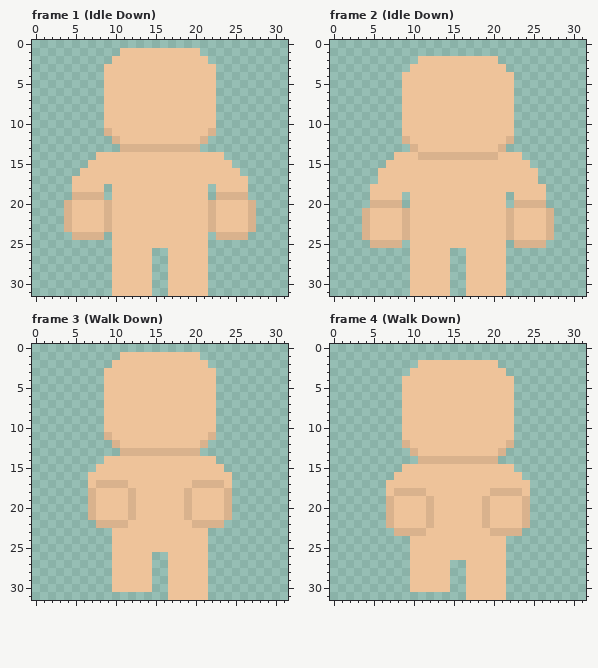
Two versions of one pixel-art file, build/Aseprite files/player Model template.aseprite. The picture above is the old version.
32x32 pixels, 28 frames. Shown: frame 1 (Idle Down), frame 2 (Idle Down), frame 3 (Walk Down), frame 4 (Walk Down). The commit also changed other frames, which this record leaves out.
The result:
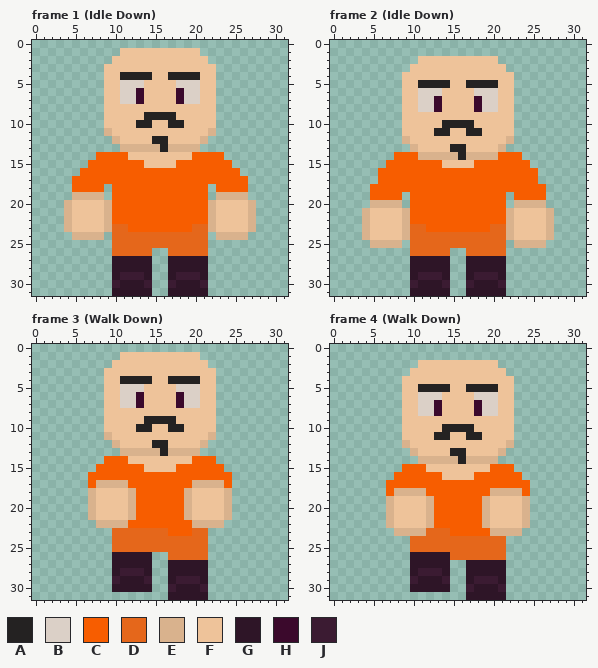
Palette (. is transparent): A #242222  B #dbd0c7  C #f75d00  D #e5671b  E #d9b28d  F #eec39a  G #2e1527  H #3b092c  J #3b1b32
Message: beard man animations
The edit:
layer "Jumpsuit" now shown
layer "Beard Man" now shown
Frame 1 (Idle Down), layers "Beard Man", "Jumpsuit":
y 4: x 11..14 FFFF -> AAAA; x 17..20 FFFF -> AAAA
y 5: x 11..13 FFF -> BBB; x 18..20 FFF -> BBB
y 6..7: x 11..13 FFF -> BBH; x 18..20 FFF -> HBB
y 9: x 14..17 FFFF -> AAAA
y 10: x 13..14 FF -> AA; x 17..18 FF -> AA
y 12: x 15..16 FF -> AA
y 13: x 16 E -> A
y 14: x 8..11 FFFF -> CCCC; x 20..23 FFFF -> CCCC
y 15: x 7..13 FFFFFFF -> CCCCCCC; x 18..24 FFFFFFF -> CCCCCCC
y 16: x 6..25 FFFFFFFFFFFFFFFFFFFF -> CCCCCCCCCCCCCCCCCCCC
y 17: x 5..26 FFFFFFFFFFFFFFFFFFFFFF -> CCCCCCCCCCCCCCCCCCCCCC
y 18: x 5..8 FFFF -> CCCC; x 10..21 FFFFFFFFFFFF -> CCCCCCCCCCCC; x 23..26 FFFF -> CCCC
y 19..22: x 10..21 FFFFFFFFFFFF -> CCCCCCCCCCCC
y 23: x 10..21 FFFFFFFFFFFF -> DDCCCCCCCCDD
y 24..25: x 10..21 FFFFFFFFFFFF -> DDDDDDDDDDDD
y 26: x 10..14 FFFFF -> DDDDD; x 17..21 FFFFF -> DDDDD
y 27..28: x 10..14 FFFFF -> GGGGG; x 17..21 FFFFF -> GGGGG
y 29: x 10..14 FFFFF -> GJJJG; x 17..21 FFFFF -> GJJJG
y 30: x 10..14 FFFFF -> JGGGJ; x 17..21 FFFFF -> JGGGJ
y 31: x 10..14 FFFFF -> GGGGG; x 17..21 FFFFF -> GGGGG
Frame 2 (Idle Down), layers "Beard Man", "Jumpsuit":
y 5: x 11..14 FFFF -> AAAA; x 17..20 FFFF -> AAAA
y 6: x 11..13 FFF -> BBB; x 18..20 FFF -> BBB
y 7..8: x 11..13 FFF -> BBH; x 18..20 FFF -> HBB
y 10: x 14..17 FFFF -> AAAA
y 11: x 13..14 FF -> AA; x 17..18 FF -> AA
y 13: x 15..16 FF -> AA
y 14: x 8..10 FFF -> CCC; x 16 E -> A; x 21..23 FFF -> CCC
y 15: x 7..13 FFFFFFF -> CCCCCCC; x 18..24 FFFFFFF -> CCCCCCC
y 16..17: x 6..25 FFFFFFFFFFFFFFFFFFFF -> CCCCCCCCCCCCCCCCCCCC
y 18: x 5..26 FFFFFFFFFFFFFFFFFFFFFF -> CCCCCCCCCCCCCCCCCCCCCC
y 19: x 5..8 FFFF -> CCCC; x 10..21 FFFFFFFFFFFF -> CCCCCCCCCCCC; x 23..26 FFFF -> CCCC
y 20..22: x 10..21 FFFFFFFFFFFF -> CCCCCCCCCCCC
y 23: x 10..21 FFFFFFFFFFFF -> DDCCCCCCCCDD
y 24..25: x 10..21 FFFFFFFFFFFF -> DDDDDDDDDDDD
y 26: x 10..14 FFFFF -> DDDDD; x 17..21 FFFFF -> DDDDD
y 27..28: x 10..14 FFFFF -> GGGGG; x 17..21 FFFFF -> GGGGG
y 29: x 10..14 FFFFF -> GJJJG; x 17..21 FFFFF -> GJJJG
y 30: x 10..14 FFFFF -> JGGGJ; x 17..21 FFFFF -> JGGGJ
y 31: x 10..14 FFFFF -> GGGGG; x 17..21 FFFFF -> GGGGG
Frame 3 (Walk Down), layers "Beard Man", "Jumpsuit":
y 4: x 11..14 FFFF -> AAAA; x 17..20 FFFF -> AAAA
y 5: x 11..13 FFF -> BBB; x 18..20 FFF -> BBB
y 6..7: x 11..13 FFF -> BBH; x 18..20 FFF -> HBB
y 9: x 14..17 FFFF -> AAAA
y 10: x 13..14 FF -> AA; x 17..18 FF -> AA
y 12: x 15..16 FF -> AA
y 13: x 16 E -> A
y 14: x 9..11 FFF -> CCC; x 20..22 FFF -> CCC
y 15: x 8..13 FFFFFF -> CCCCCC; x 18..23 FFFFFF -> CCCCCC
y 16: x 7..24 FFFFFFFFFFFFFFFFFF -> CCCCCCCCCCCCCCCCCC
y 17: x 7 F -> C; x 12..19 FFFFFFFF -> CCCCCCCC; x 24 F -> C
y 18..21: x 13..18 FFFFFF -> CCCCCC
y 22: x 12..19 FFFFFFFF -> CCCCCCCC
y 23: x 10..21 FFFFFFFFFFFF -> DDDDDDDCCCDD
y 24..25: x 10..21 FFFFFFFFFFFF -> DDDDDDDDDDDD
y 26: x 10..14 FFFFF -> GGGGG; x 17..21 FFFFF -> DDDDD
y 27: x 10..14 FFFFF -> GGGGG; x 17..21 FFFFF -> GGGGG
y 28: x 10..14 FFFFF -> GJJJG; x 17..21 FFFFF -> GGGGG
y 29: x 10..14 FFFFF -> JGGGJ; x 17..21 FFFFF -> GJJJG
y 30: x 10..14 FFFFF -> GGGGG; x 17..21 FFFFF -> JGGGJ
y 31: x 17..21 FFFFF -> GGGGG
Frame 4 (Walk Down), layers "Beard Man", "Jumpsuit":
y 5: x 11..14 FFFF -> AAAA; x 17..20 FFFF -> AAAA
y 6: x 11..13 FFF -> BBB; x 18..20 FFF -> BBB
y 7..8: x 11..13 FFF -> BBH; x 18..20 FFF -> HBB
y 10: x 14..17 FFFF -> AAAA
y 11: x 13..14 FF -> AA; x 17..18 FF -> AA
y 13: x 15..16 FF -> AA
y 14: x 16 E -> A
y 15: x 9..11 FFF -> CCC; x 20..22 FFF -> CCC
y 16: x 8..13 FFFFFF -> CCCCCC; x 18..23 FFFFFF -> CCCCCC
y 17: x 7..24 FFFFFFFFFFFFFFFFFF -> CCCCCCCCCCCCCCCCCC
y 18: x 7 F -> C; x 12..19 FFFFFFFF -> CCCCCCCC; x 24 F -> C
y 19..22: x 13..18 FFFFFF -> CCCCCC
y 23: x 12..19 FFFFFFFF -> DDDCCCCC
y 24..25: x 10..21 FFFFFFFFFFFF -> DDDDDDDDDDDD
y 26: x 10..21 FFFFFFFFFFFF -> GGGGGDDDDDDD
y 27: x 10..14 FFFFF -> GGGGG; x 17..21 FFFFF -> GGGGG
y 28: x 10..14 FFFFF -> GJJJG; x 17..21 FFFFF -> GGGGG
y 29: x 10..14 FFFFF -> JGGGJ; x 17..21 FFFFF -> GJJJG
y 30: x 10..14 FFFFF -> GGGGG; x 17..21 FFFFF -> JGGGJ
y 31: x 17..21 FFFFF -> GGGGG
Pixel boxes of the changes (left, top, right, bottom) in both pictures:
changed: (72, 72, 248, 296)
changed: (370, 80, 546, 296)
changed: (88, 376, 232, 600)
changed: (386, 384, 530, 600)
